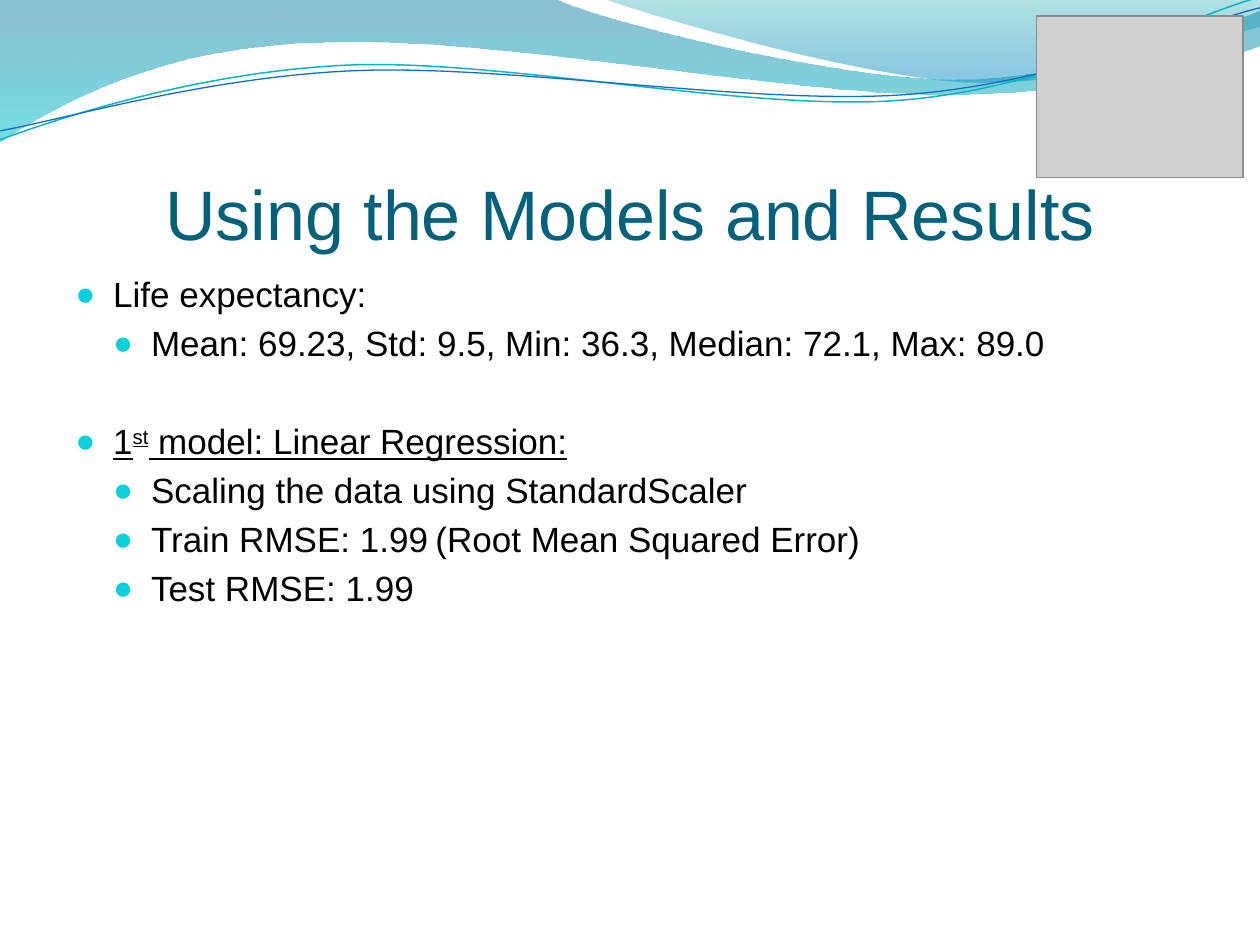
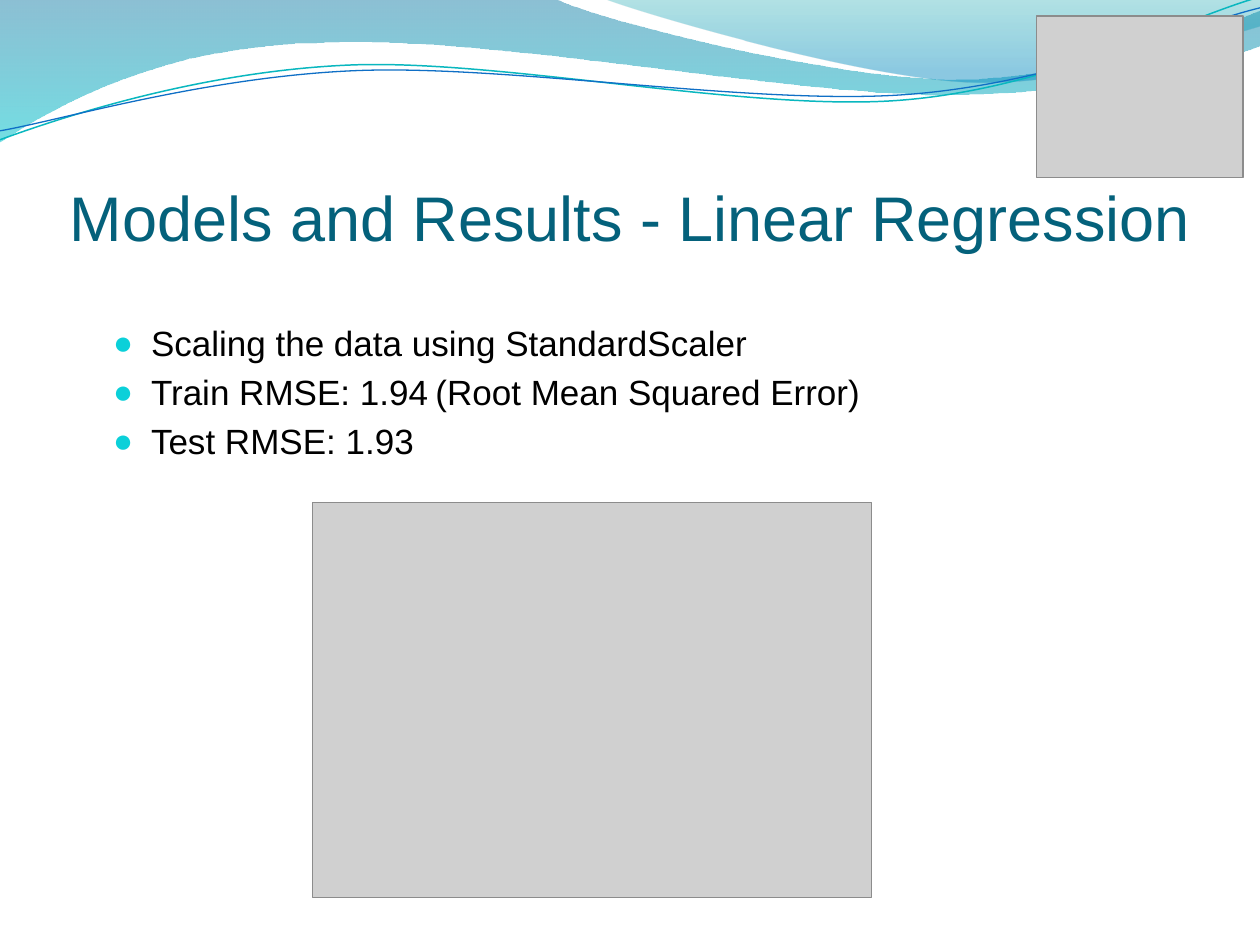
Before and after one commit to linoybar/Regression_Python_Project, a slide deck: slide 15 of Regression Project presentation.pptx (slide 12 before the commit). Drawn at 1260x945 pixels with LibreOffice and Linux fonts; fonts in the diff are those of the drawing; grey boxes stand for pictures; background and template pictures are left out. Boxes give left, top, right and bottom in pixels: in the first picture for what was removed or moved away, otherwise in the second. Text is boxed around its words. In the diff, an @@ line names an element or a change of style, - is before the commit and + after.

```diff
--- a/Regression Project presentation.pptx
+++ b/Regression Project presentation.pptx
@@ title at [70,195,1190,253]: text changed; size 40 to 36 pt @@
-Using the Models and Results
+Models and Results - Linear Regression
@@ text at [113,281,1044,461]: paragraphs removed @@
-  ● Life expectancy:
-    ● Mean: 69.23, Std: 9.5, Min: 36.3, Median: 72.1, Max: 89.0
-  ● 1st model: Linear Regression:
@@ text at [151,379,859,455]: text changed @@
-    ● Train RMSE: 1.99 (Root Mean Squared Error)
-    ● Test RMSE: 1.99
+    ● Train RMSE: 1.94 (Root Mean Squared Error)
+    ● Test RMSE: 1.93
@@ picture added at [312,503,872,898] @@
```
Also in this commit, not shown: 13 other slides changed, 4 slides added, 1 slide removed.
